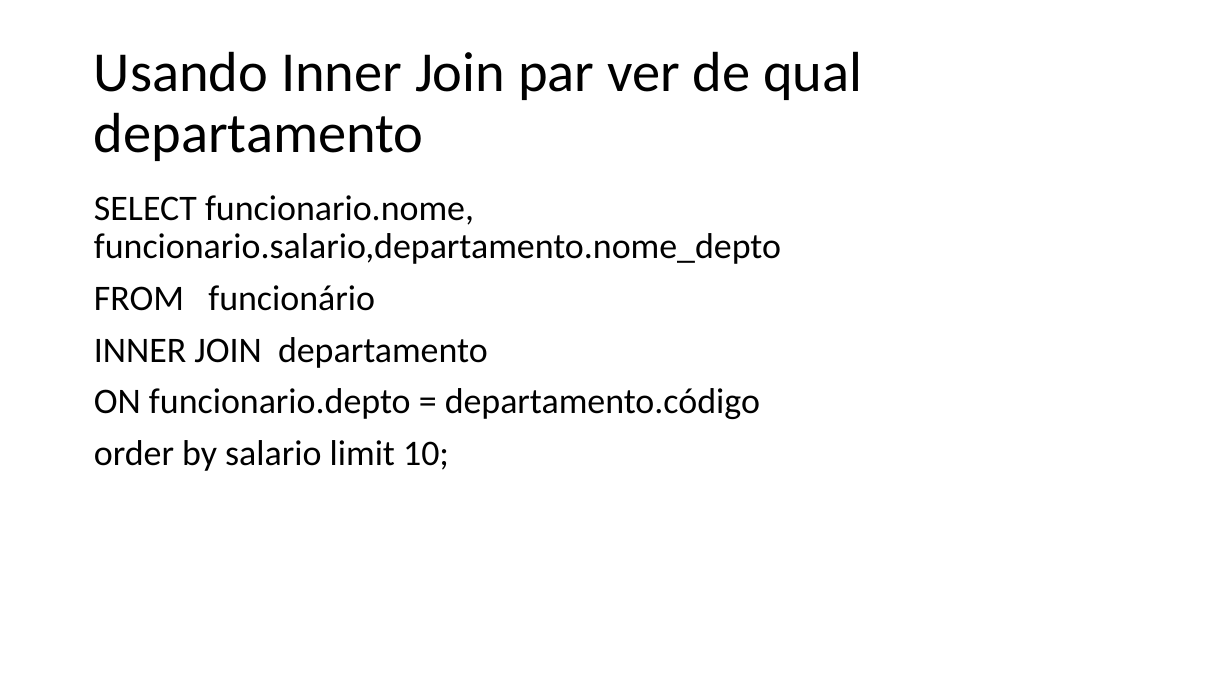
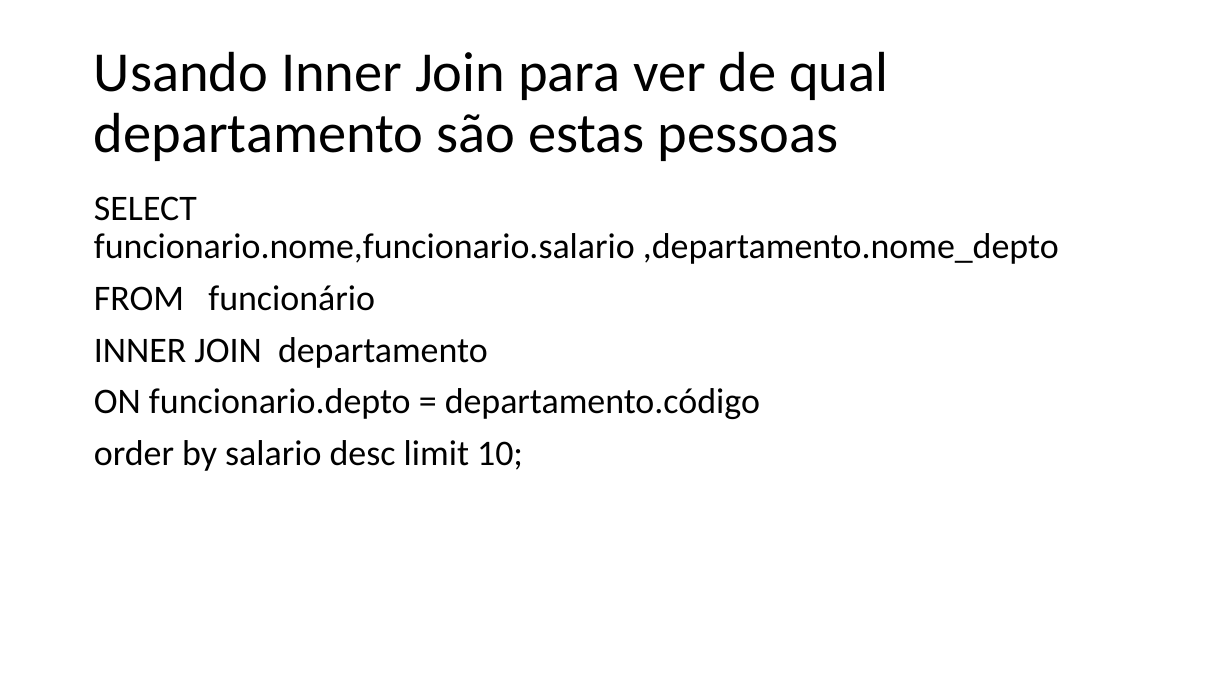
Before and after one commit to dourivaljunior/Curso-de-mySQL, a slide deck: slide 71 of Curso dev full stack aula mysql 03.pptx (slide 34 before the commit). Drawn at 1232x693 pixels with LibreOffice and Linux fonts; fonts in the diff are those of the drawing. Boxes give left, top, right and bottom in pixels: in the first picture for what was removed or moved away, otherwise in the second. Text is boxed around its words. In the diff, an @@ line names an element or a change of style, - is before the commit and + after.

```diff
--- a/Curso dev full stack aula mysql 03.pptx
+++ b/Curso dev full stack aula mysql 03.pptx
@@ title at <box>94,51,888,161</box>: text changed @@
-Usando Inner Join par ver de qual departamento
+Usando Inner Join para ver de qual departamento são estas pessoas
@@ text at <box>94,196,1059,264</box>: spaces changed @@
-SELECT funcionario.nome, funcionario.salario,departamento.nome_depto
+SELECT funcionario.nome,funcionario.salario ,departamento.nome_depto
@@ text at <box>94,440,523,471</box>: text changed @@
-order by salario limit 10;
+order by salario desc limit 10;
```
Also in this commit, not shown: 32 other slides changed, 47 slides added, 4 other files.
